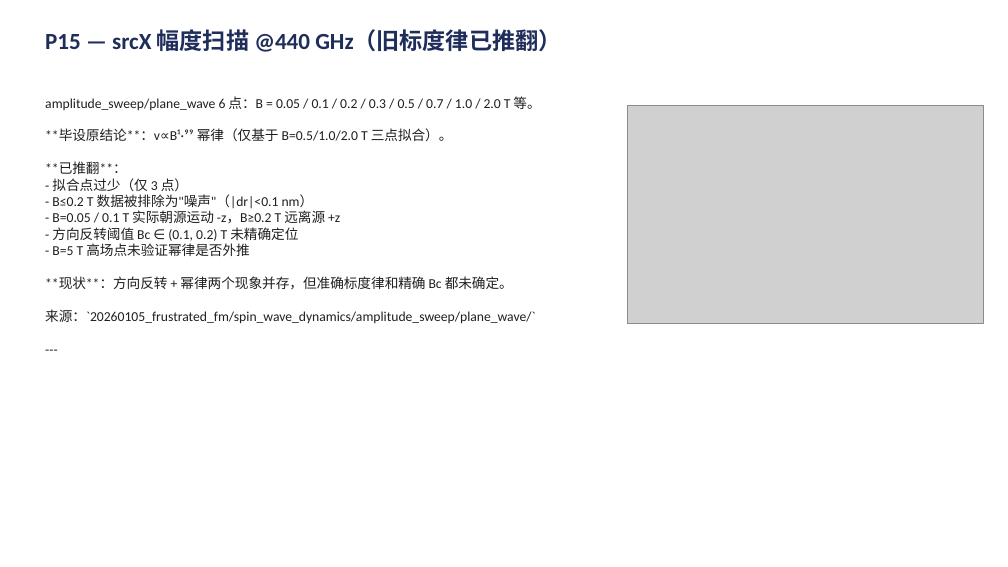
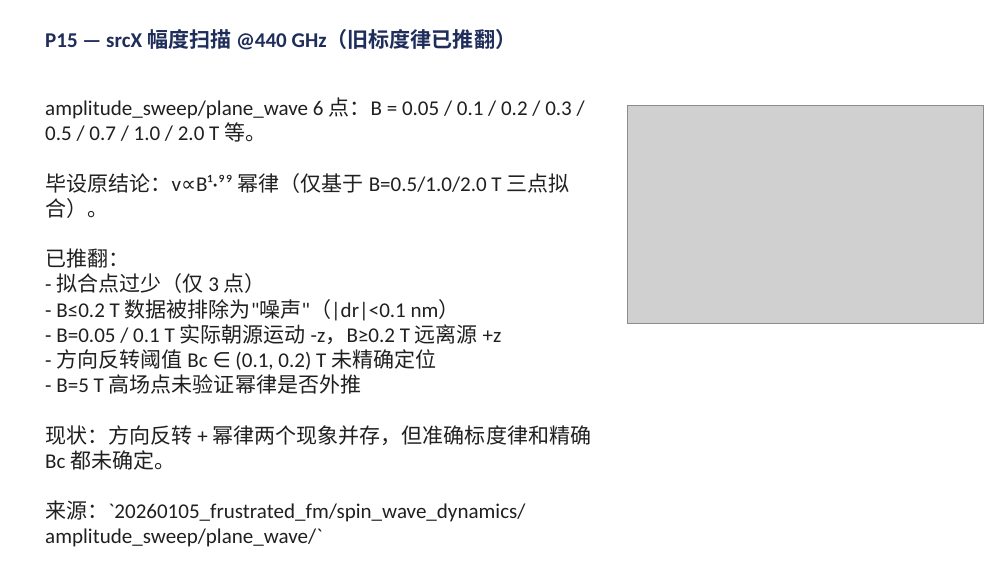
Before and after one commit to Wlybs/Hopfion, a slide deck: slide 15 of presentation/talk.pptx. Drawn at 1008x567 pixels with LibreOffice and Linux fonts; fonts in the diff are those of the drawing; grey boxes stand for pictures. Boxes give left, top, right and bottom in pixels: in the first picture for what was removed or moved away, otherwise in the second. Text is boxed around its words. In the diff, an @@ line names an element or a change of style, - is before the commit and + after.

Commit message:
fix(presentation): all text 20pt, strip --- and ** markers

```diff
--- a/presentation/talk.pptx
+++ b/presentation/talk.pptx
@@ text "P15 — srcX 幅度扫描 @440 ..." at box(45, 29, 516, 50): size 22 to 20 pt @@
@@ text at box(45, 97, 592, 522): paragraph removed @@
----
@@ text at box(45, 97, 572, 522): size 13 to 20 pt in "amplitude_sweep/plane_wave 6 点：B = 0.05 / 0.1 ...", "- 拟合点过少（仅 3 点）", "- B≤0.2 T 数据被排除为"噪声"（|dr|<0.1 nm）", "- B=0.05 / 0.1 T 实际朝源运动 -z，B≥0.2 ..." and 3 more places @@
@@ text at box(45, 173, 570, 268): text changed; size 13 to 20 pt @@
-**毕设原结论**：v∝B¹·⁹⁹ 幂律（仅基于 B=0.5/1.0/2.0 T 三点拟合）。
-**已推翻**：
+毕设原结论：v∝B¹·⁹⁹ 幂律（仅基于 B=0.5/1.0/2.0 T 三点拟合）。
+已推翻：
@@ text at box(45, 425, 592, 470): text changed; size 13 to 20 pt @@
-**现状**：方向反转 + 幂律两个现象并存，但准确标度律和精确 Bc 都未确定。
+现状：方向反转 + 幂律两个现象并存，但准确标度律和精确 Bc 都未确定。
```
Also in this commit, not shown: 28 other slides changed, 1 other file.
